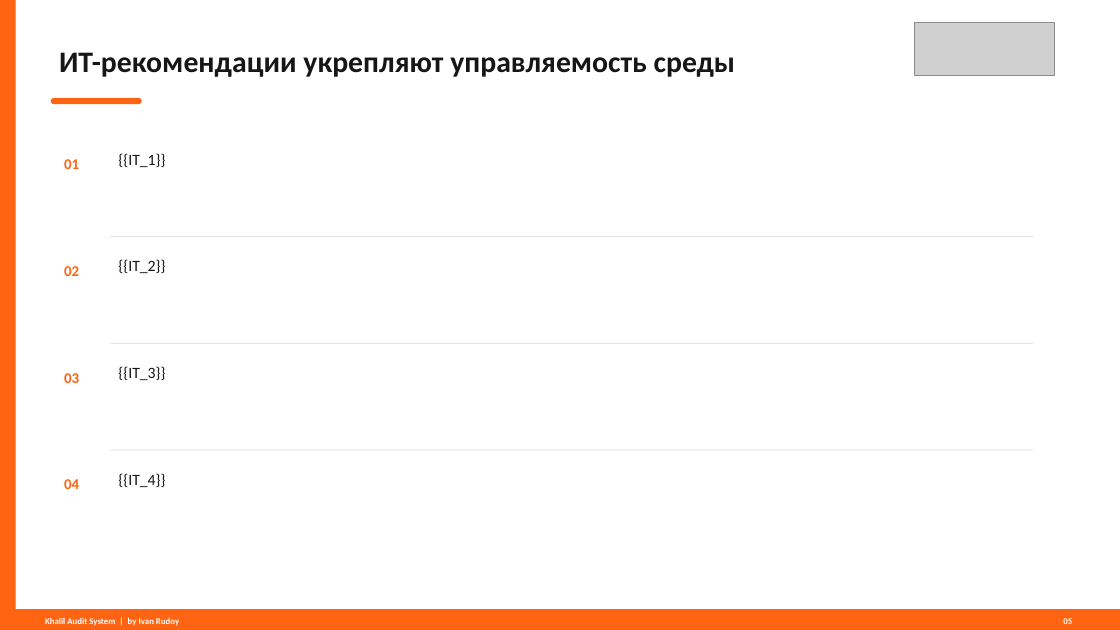
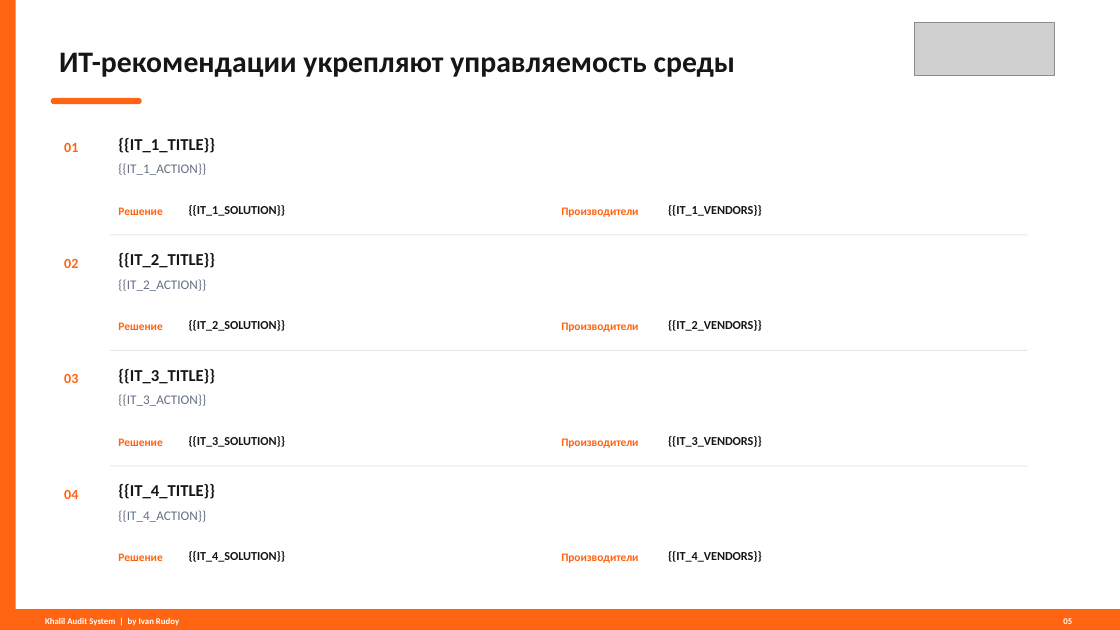
Before and after one commit to irudoy1982/Test, a slide deck: slide 5 of static/audit_presentation_khalil.pptx. Drawn at 1120x630 pixels with LibreOffice and Linux fonts; fonts in the diff are those of the drawing; grey boxes stand for pictures. Boxes give left, top, right and bottom in pixels: in the first picture for what was removed or moved away, otherwise in the second. Text is boxed around its words. In the diff, an @@ line names an element or a change of style, - is before the commit and + after.

```diff
--- a/static/audit_presentation_khalil.pptx
+++ b/static/audit_presentation_khalil.pptx
@@ text "01": place and size @@
-text "01" at box(64, 159, 79, 169)
+text "01" at box(64, 143, 78, 152)
@@ text at box(118, 138, 215, 153): text changed; size 13.5 to 14.2 pt; bold on @@
-{{IT_1}}
+{{IT_1_TITLE}}
@@ text added at box(118, 163, 206, 175), 11.2 pt, text #667085 @@
+{{IT_1_ACTION}}
@@ text added at box(118, 207, 162, 215), 9.8 pt, text #FF6412, bold @@
+Решение
@@ text added at box(189, 205, 286, 216), 10.5 pt, text #161616, bold @@
+{{IT_1_SOLUTION}}
@@ text added at box(561, 207, 638, 217), 9.8 pt, text #FF6412, bold @@
+Производители
@@ text added at box(668, 205, 762, 216), 10.5 pt, text #161616, bold @@
+{{IT_1_VENDORS}}
@@ rectangle: place and size @@
-rectangle at box(110, 236, 1033, 237)
+rectangle at box(110, 234, 1028, 235)
@@ text "02": place and size @@
-text "02" at box(64, 266, 79, 276)
+text "02" at box(64, 259, 78, 268)
@@ text added at box(118, 253, 215, 268), 14.2 pt, text #161616, bold @@
+{{IT_2_TITLE}}
@@ text at box(118, 279, 206, 291): text changed; size 13.5 to 11.2 pt; text colour #161616 to #667085 @@
-{{IT_2}}
+{{IT_2_ACTION}}
@@ text added at box(118, 322, 162, 330), 9.8 pt, text #FF6412, bold @@
+Решение
@@ text added at box(189, 320, 286, 331), 10.5 pt, text #161616, bold @@
+{{IT_2_SOLUTION}}
@@ text added at box(561, 322, 638, 332), 9.8 pt, text #FF6412, bold @@
+Производители
@@ text added at box(668, 320, 762, 331), 10.5 pt, text #161616, bold @@
+{{IT_2_VENDORS}}
@@ rectangle: place and size @@
-rectangle at box(110, 343, 1033, 344)
+rectangle at box(110, 350, 1028, 351)
@@ text added at box(118, 369, 215, 384), 14.2 pt, text #161616, bold @@
+{{IT_3_TITLE}}
@@ text at box(118, 394, 206, 406): text changed; size 13.5 to 11.2 pt; text colour #161616 to #667085 @@
-{{IT_3}}
+{{IT_3_ACTION}}
@@ text added at box(118, 438, 162, 446), 9.8 pt, text #FF6412, bold @@
+Решение
@@ text added at box(189, 436, 286, 447), 10.5 pt, text #161616, bold @@
+{{IT_3_SOLUTION}}
@@ text added at box(561, 438, 638, 448), 9.8 pt, text #FF6412, bold @@
+Производители
@@ text added at box(668, 436, 762, 447), 10.5 pt, text #161616, bold @@
+{{IT_3_VENDORS}}
@@ rectangle: place and size @@
-rectangle at box(110, 450, 1033, 450)
+rectangle at box(110, 465, 1028, 466)
@@ size 12.8 to 12 pt in 3 elements at box(64, 143, 78, 152), box(64, 259, 78, 268), box(64, 490, 78, 499) @@
@@ text "04": place and size @@
-text "04" at box(64, 479, 79, 489)
+text "04" at box(64, 490, 78, 499)
@@ text added at box(118, 484, 215, 499), 14.2 pt, text #161616, bold @@
+{{IT_4_TITLE}}
@@ text at box(118, 510, 206, 522): text changed; size 13.5 to 11.2 pt; text colour #161616 to #667085 @@
-{{IT_4}}
+{{IT_4_ACTION}}
@@ text added at box(118, 553, 162, 561), 9.8 pt, text #FF6412, bold @@
+Решение
@@ text added at box(189, 551, 286, 562), 10.5 pt, text #161616, bold @@
+{{IT_4_SOLUTION}}
@@ text added at box(561, 553, 638, 563), 9.8 pt, text #FF6412, bold @@
+Производители
@@ text added at box(668, 551, 762, 562), 10.5 pt, text #161616, bold @@
+{{IT_4_VENDORS}}
```
Also in this commit, not shown: 3 other slides changed, 9 other files.
